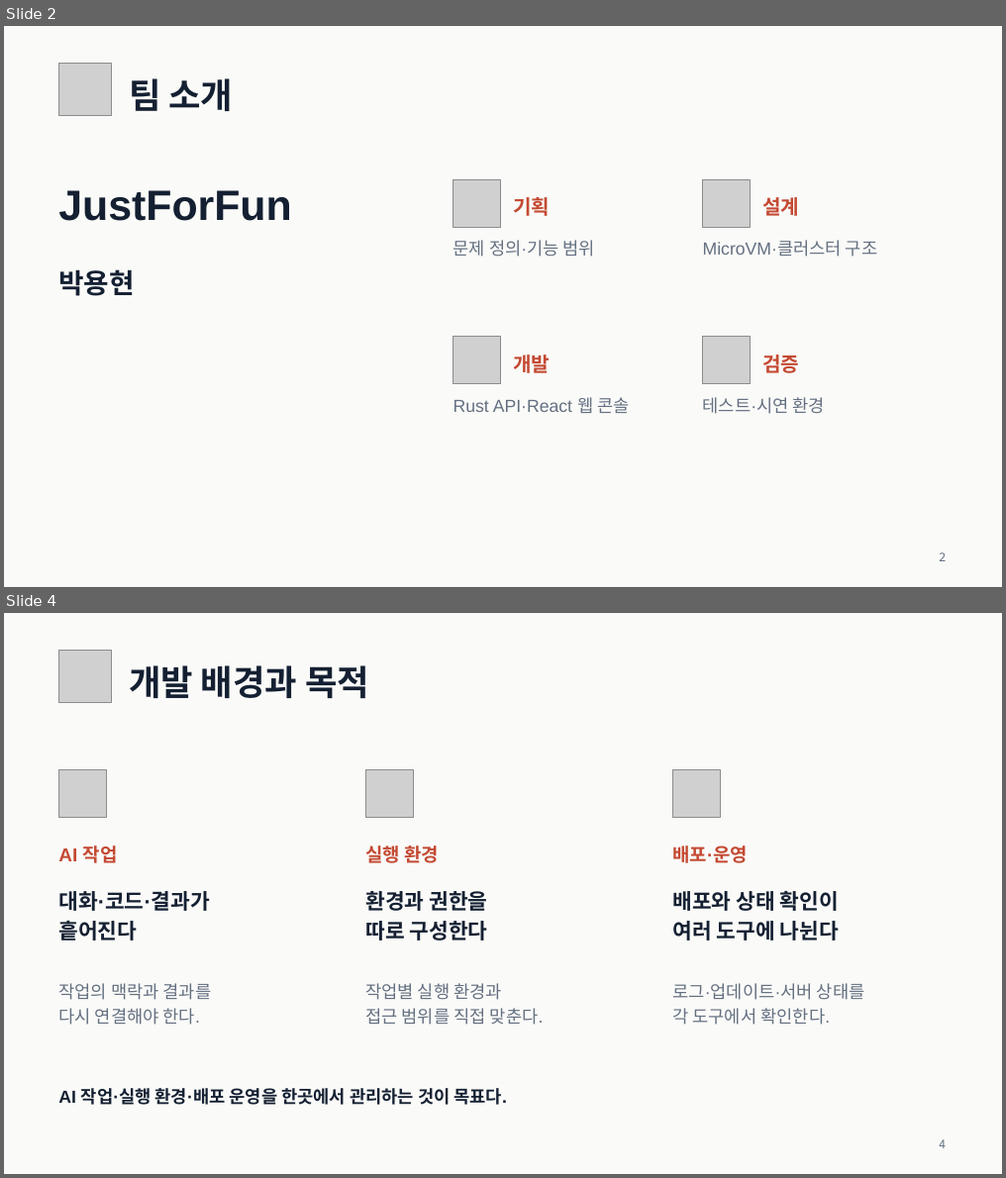
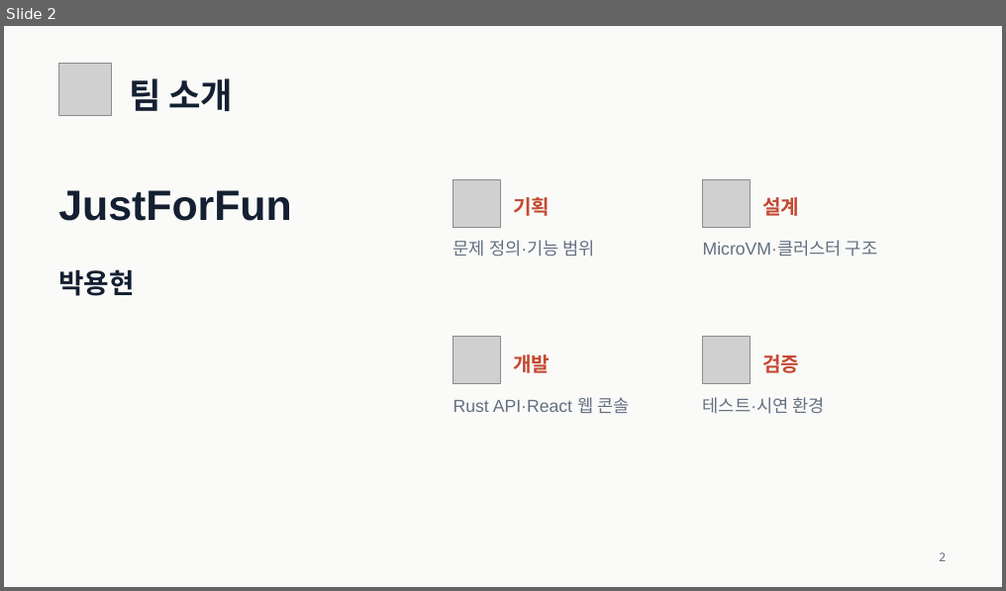
Before and after one commit to SteelCrab/Firecrab-pptx, a slide deck: output/Firecrab_3633_제출자료/제출파일/2026 오픈소스 개발자대회 2차 평가 발표 자료_3633_JustForFun.pptx. Shown one above the other, each under a label of ours: slides 2 and 4 before the commit, slide 2 after it; the slides between them are not shown. The pictures are 1006x1178 and 1006x591 pixels, drawn with LibreOffice and Linux fonts; fonts in the diff are those of the drawing; grey boxes stand for pictures. Boxes give left, top, right and bottom in pixels: in the first picture for what was removed or moved away, otherwise in the second. Text is boxed around its words. In the diff, an @@ line names an element or a change of style, - is before the commit and + after.

```diff
--- a/output/Firecrab_3633_제출자료/제출파일/2026 오픈소스 개발자대회 2차 평가 발표 자료_3633_JustForFun.pptx
+++ b/output/Firecrab_3633_제출자료/제출파일/2026 오픈소스 개발자대회 2차 평가 발표 자료_3633_JustForFun.pptx
@@ slide 4 removed at (4, 613, 1002, 1174), background #FAFAF8 @@
@@ picture removed at (59, 650, 112, 702) @@
@@ text removed at (129, 665, 369, 698) @@
-개발 배경과 목적
@@ picture removed at (59, 769, 106, 817) @@
@@ picture removed at (365, 769, 413, 817) @@
@@ picture removed at (672, 769, 720, 817) @@
@@ text removed at (58, 846, 118, 863) @@
-AI 작업
@@ text removed at (365, 846, 439, 863) @@
-실행 환경
@@ text removed at (672, 846, 747, 863) @@
-배포·운영
@@ text removed at (58, 891, 210, 941) @@
-대화·코드·결과가
-흩어진다
@@ text removed at (365, 891, 488, 941) @@
-환경과 권한을
-따로 구성한다
@@ text removed at (672, 891, 839, 941) @@
-배포와 상태 확인이
-여러 도구에 나뉜다
@@ text removed at (58, 983, 212, 1025) @@
-작업의 맥락과 결과를
-다시 연결해야 한다.
@@ text removed at (365, 983, 544, 1025) @@
-작업별 실행 환경과
-접근 범위를 직접 맞춘다.
@@ text removed at (672, 983, 865, 1025) @@
-로그·업데이트·서버 상태를
-각 도구에서 확인한다.
@@ text removed at (58, 1088, 508, 1105) @@
-AI 작업·실행 환경·배포 운영을 한곳에서 관리하는 것이 목표다.
@@ text removed at (939, 1140, 945, 1149) @@
-4
```
Also in this commit, not shown: 6 slides changed, 4 slides added, 3 other slides removed, 32 other files.
